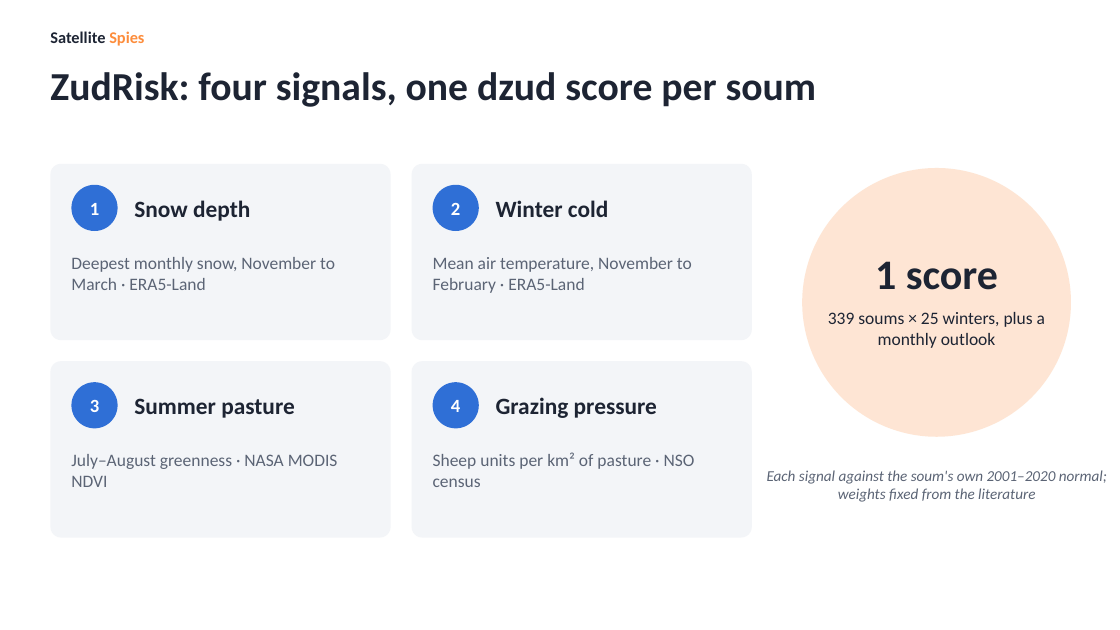
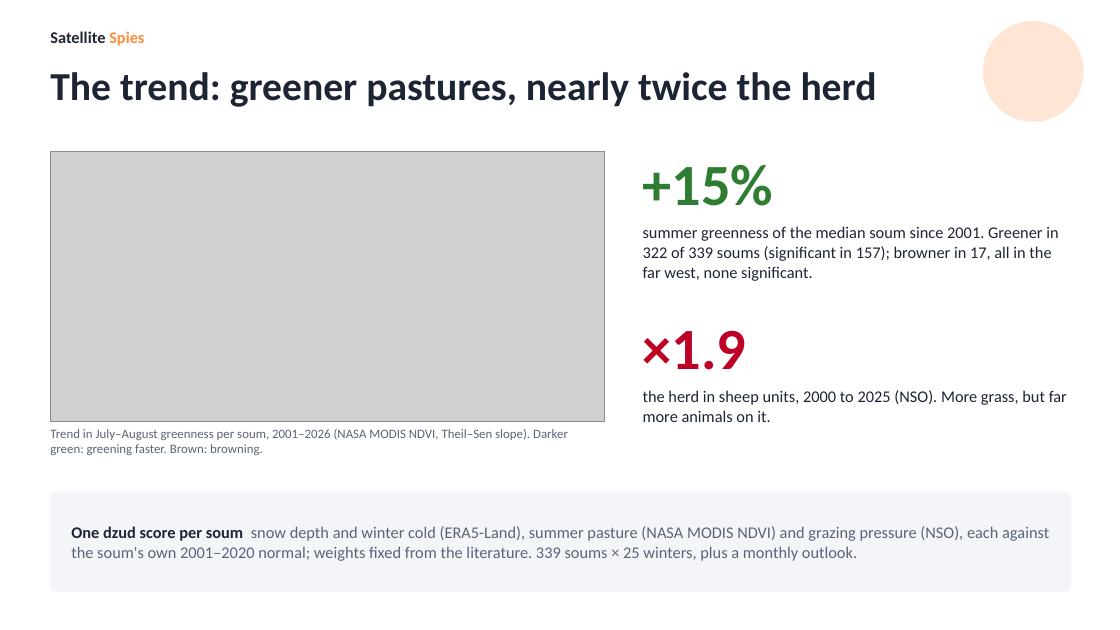
Before and after one commit to Sarul72/ZudRisk, a slide deck: slide 3 of docs/pitch/zudrisk-pitch.pptx. Drawn at 1120x630 pixels with LibreOffice and Linux fonts; fonts in the diff are those of the drawing; grey boxes stand for pictures. Boxes give left, top, right and bottom in pixels: in the first picture for what was removed or moved away, otherwise in the second. Text is boxed around its words. In the diff, an @@ line names an element or a change of style, - is before the commit and + after.

```diff
--- a/docs/pitch/zudrisk-pitch.pptx
+++ b/docs/pitch/zudrisk-pitch.pptx
@@ ellipse: place and size @@
-ellipse at box(802, 168, 1071, 437)
+ellipse at box(983, 21, 1084, 122)
@@ text at box(50, 72, 877, 107): text changed @@
-ZudRisk: four signals, one dzud score per soum
+The trend: greener pastures, nearly twice the herd
@@ rounded rectangle removed at box(50, 164, 391, 340) @@
@@ picture added at box(50, 151, 605, 422) @@
@@ rounded rectangle removed at box(412, 164, 752, 340) @@
@@ text added at box(643, 164, 774, 206), 50 pt, text #2E7D32, bold @@
++15%
@@ ellipse removed at box(71, 185, 118, 231) @@
@@ text removed at box(134, 200, 250, 221) @@
-Snow depth
@@ ellipse removed at box(433, 185, 479, 231) @@
@@ text removed at box(451, 203, 460, 215) @@
-2
@@ text removed at box(496, 200, 608, 217) @@
-Winter cold
@@ text added at box(643, 226, 1058, 281), 14 pt, text #1D2433 @@
+summer greenness of the median soum since 2001. Greener in 322 of 339 soums (significant in 157); browner in 17, all in the far west, none significant.
@@ text removed at box(71, 257, 335, 290) @@
-Deepest monthly snow, November to March · ERA5-Land
@@ text removed at box(433, 257, 692, 293) @@
-Mean air temperature, November to February · ERA5-Land
@@ text removed at box(875, 261, 998, 290) @@
-1 score
@@ text "×1.9" at box(643, 330, 747, 370): vertical alignment middle to top @@
@@ text removed at box(828, 312, 1045, 348) @@
-339 soums × 25 winters, plus a monthly outlook
@@ text at box(643, 330, 747, 370): text changed; size 16 to 50 pt; text colour #FFFFFF to #BD0026 @@
-1
+×1.9
@@ rounded rectangle removed at box(50, 361, 391, 538) @@
@@ ellipse removed at box(71, 382, 118, 429) @@
@@ rounded rectangle removed at box(412, 361, 752, 538) @@
@@ ellipse removed at box(433, 382, 479, 429) @@
@@ text removed at box(90, 400, 99, 412) @@
-3
@@ text removed at box(134, 398, 295, 418) @@
-Summer pasture
@@ text removed at box(451, 400, 460, 412) @@
-4
@@ text removed at box(496, 397, 657, 418) @@
-Grazing pressure
@@ text added at box(643, 390, 1067, 422), 14 pt, text #1D2433 @@
+the herd in sheep units, 2000 to 2025 (NSO). More grass, but far more animals on it.
@@ text added at box(50, 429, 568, 455), 11 pt, text #5B6475 @@
+Trend in July–August greenness per soum, 2001–2026 (NASA MODIS NDVI, Theil–Sen slope). Darker green: greening faster. Brown: browning.
@@ text removed at box(71, 454, 338, 487) @@
-July–August greenness · NASA MODIS NDVI
@@ text removed at box(433, 452, 695, 487) @@
-Sheep units per km² of pasture · NSO census
@@ text removed at box(767, 470, 1107, 502) @@
-Each signal against the soum's own 2001–2020 normal; weights fixed from the literature
@@ rounded rectangle added at box(50, 492, 1071, 592), fill #F3F5F8 @@
@@ text added at box(71, 526, 1049, 561), 14 pt, text #5B6475 @@
+One dzud score per soum snow depth and winter cold (ERA5-Land), summer pasture (NASA MODIS NDVI) and grazing pressure (NSO), each against the soum's own 2001–2020 normal; weights fixed from the literature. 339 soums × 25 winters, plus a monthly outlook.
```
Also in this commit, not shown: 1 other slide changed, 3 other files.
